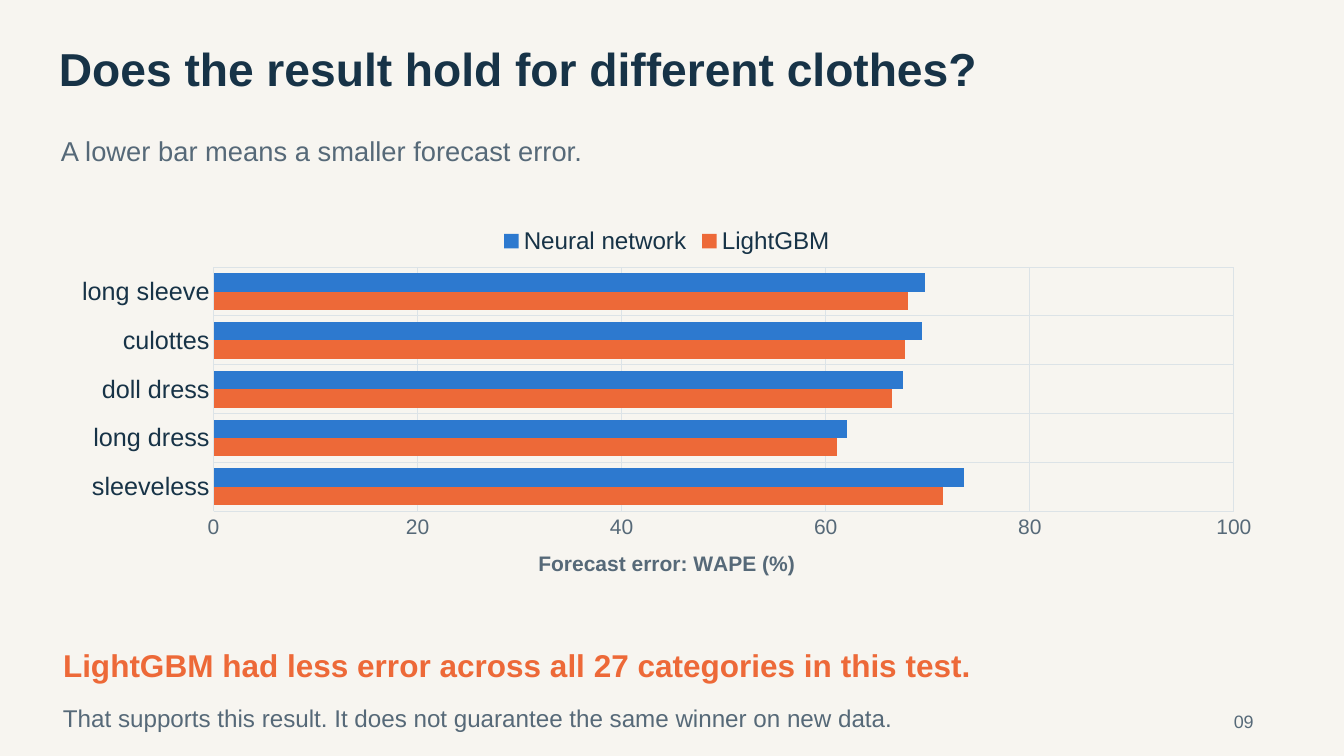
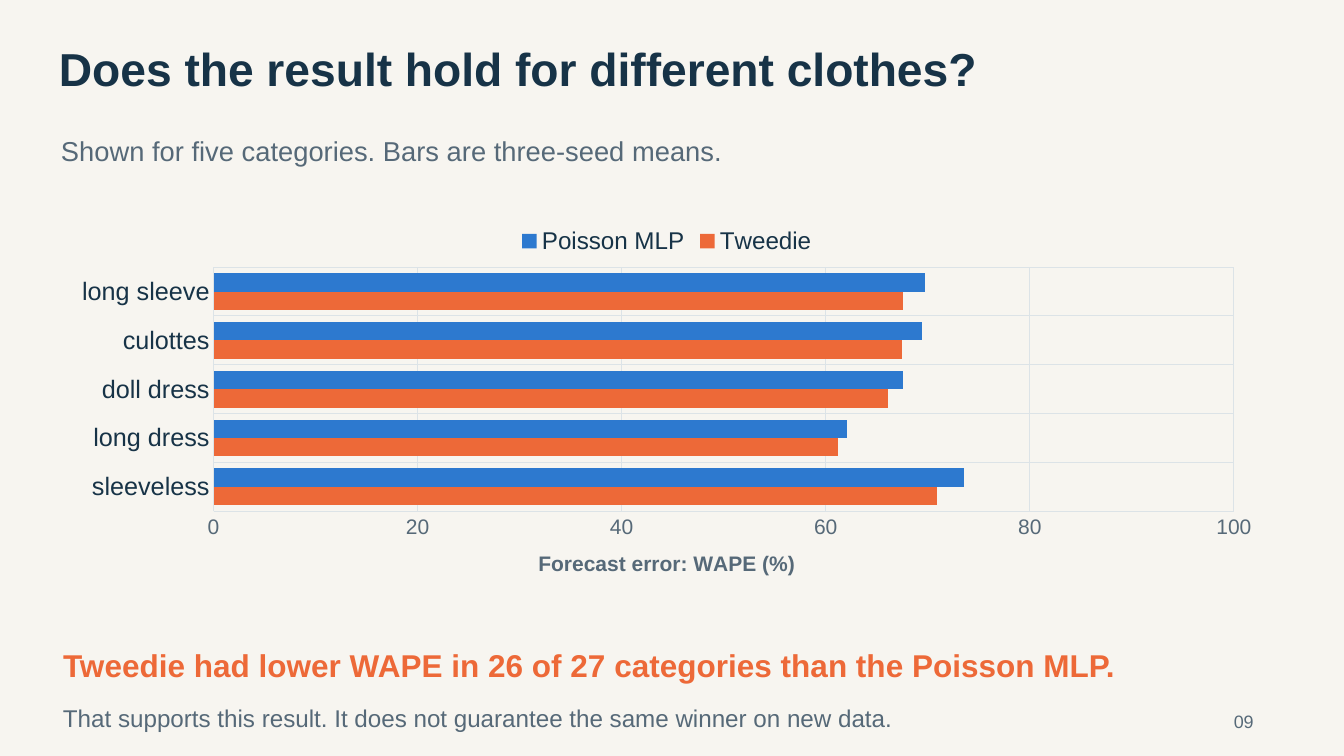
Before and after one commit to Khushx11/retail-discount-response, a slide deck: slide 9 of docs/materials/COMP5064-Presentation.pptx. Drawn at 1344x756 pixels with LibreOffice and Linux fonts; fonts in the diff are those of the drawing. Boxes give left, top, right and bottom in pixels: in the first picture for what was removed or moved away, otherwise in the second. Text is boxed around its words. In the diff, an @@ line names an element or a change of style, - is before the commit and + after.

```diff
--- a/docs/materials/COMP5064-Presentation.pptx
+++ b/docs/materials/COMP5064-Presentation.pptx
@@ text at (61, 141, 722, 166): text changed @@
-A lower bar means a smaller forecast error.
+Shown for five categories. Bars are three-seed means.
@@ bar chart at (57, 216, 1275, 599) @@
-LightGBM: 71, 61, 67, 68, 68
+Tweedie: 71, 61, 66, 67, 68
-Neural network: 74, 62, 68, 69, 70
+Poisson MLP: 74, 62, 68, 69, 70
@@ text at (63, 654, 1114, 683): text changed @@
-LightGBM had less error across all 27 categories in this test.
+Tweedie had lower WAPE in 26 of 27 categories than the Poisson MLP.
```
Also in this commit, not shown: 6 other slides changed, 8 other files.
